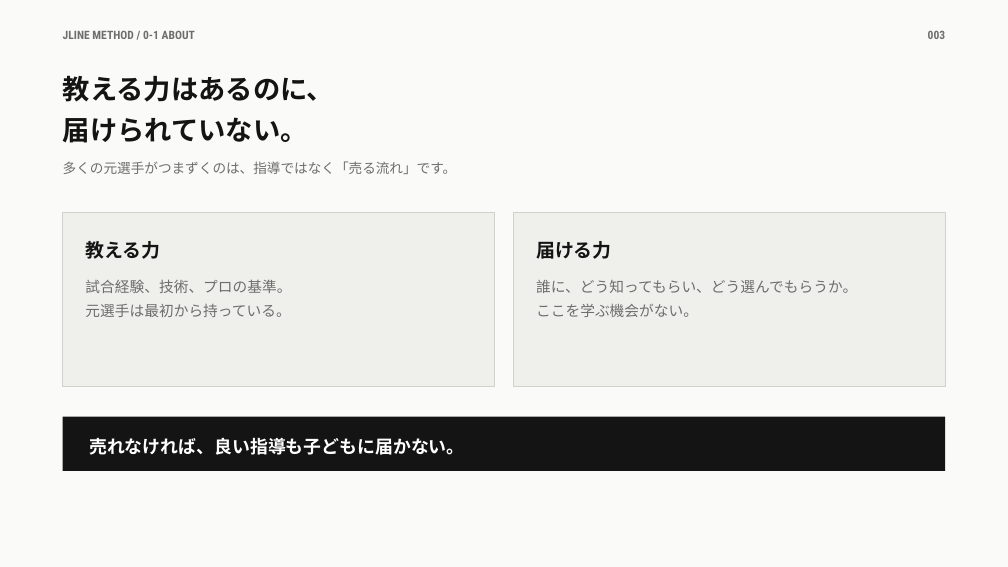
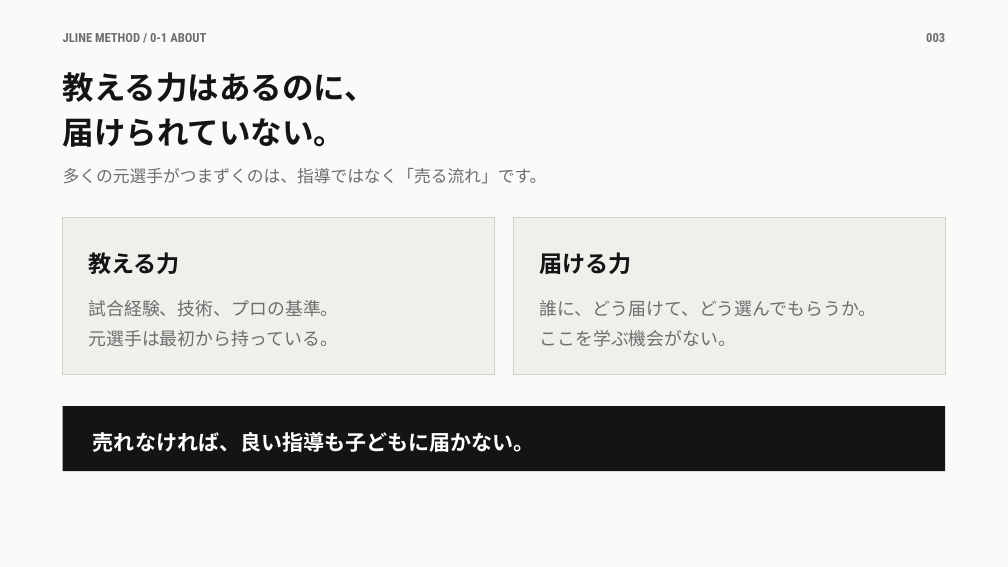
Before and after one commit to takafumisuzuki1117-sys/takafumi_suzuki, a slide deck: slide 3 of JLINEメソッド/教材/0章/0-1_JLINEメソッドとは.pptx. Drawn at 1008x567 pixels with LibreOffice and Linux fonts; fonts in the diff are those of the drawing. Boxes give left, top, right and bottom in pixels: in the first picture for what was removed or moved away, otherwise in the second. Text is boxed around its words. In the diff, an @@ line names an element or a change of style, - is before the commit and + after.

```diff
--- a/JLINEメソッド/教材/0章/0-1_JLINEメソッドとは.pptx
+++ b/JLINEメソッド/教材/0章/0-1_JLINEメソッドとは.pptx
@@ text "JLINE METHOD / 0-1 ABOUT" at [63,33,206,42]: size 11 to 12 pt @@
@@ text "003" at [926,33,945,42]: size 11 to 12 pt @@
@@ text "教える力はあるのに、" at [63,72,376,147]: size 26 to 30 pt; line spacing 1.25 to 1.2 @@
@@ text "多くの元選手がつまずくのは、指導ではなく「売る流れ」です。" at [63,168,547,184]: size 13 to 16 pt @@
@@ rectangle: place and size @@
-rectangle at [63,212,495,386]
+rectangle at [63,218,495,374]
@@ rectangle: place and size @@
-rectangle at [513,212,945,386]
+rectangle at [514,218,946,374]
@@ text "教える力": place and size @@
-text "教える力" at [85,241,160,259]
+text "教える力" at [88,252,180,274]
@@ text "教える力" at [88,252,180,274]: size 18 to 22 pt @@
@@ text "届ける力" at [540,252,632,274]: size 18 to 22 pt @@
@@ text "届ける力": place and size @@
-text "届ける力" at [536,241,612,259]
+text "届ける力" at [540,252,632,274]
@@ text "試合経験、技術、プロの基準。": place and size @@
-text "試合経験、技術、プロの基準。" at [85,279,291,317]
+text "試合経験、技術、プロの基準。" at [88,300,338,347]
@@ text "試合経験、技術、プロの基準。" at [88,300,338,347]: size 14 to 17 pt @@
@@ text "誰に、どう届けて、どう選んでもらうか。": place and size @@
-text "誰に、どう届けて、どう選んでもらうか。" at [536,280,857,317]
+text "誰に、どう届けて、どう選んでもらうか。" at [540,300,877,347]
@@ text at [540,300,877,317]: text changed; size 14 to 17 pt @@
-誰に、どう知ってもらい、どう選んでもらうか。
+誰に、どう届けて、どう選んでもらうか。
@@ text at [540,330,737,347]: size 14 to 17 pt in "ここを学ぶ機会がない。" @@
@@ rectangle: place and size @@
-rectangle at [63,417,945,471]
+rectangle at [63,406,945,471]
@@ text "売れなければ、良い指導も子どもに届かない。" at [93,432,535,452]: size 17 to 20 pt @@
```
Also in this commit, not shown: 9 other slides changed, 9 other files.
